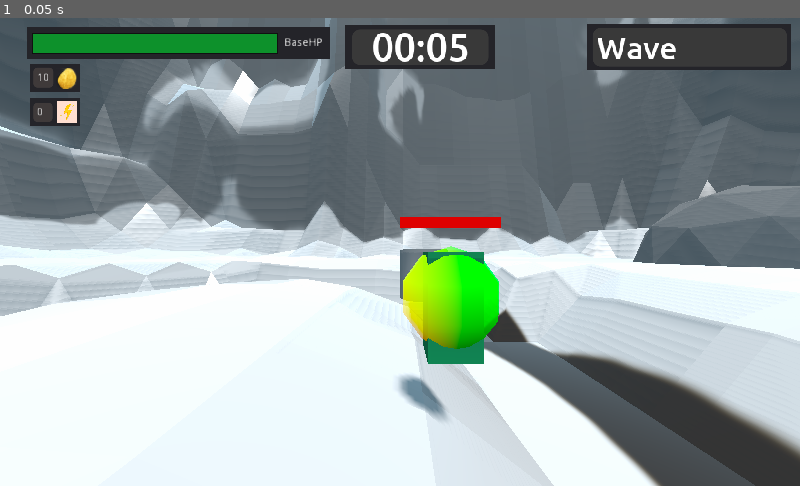
Above: before the commit, frame 1.
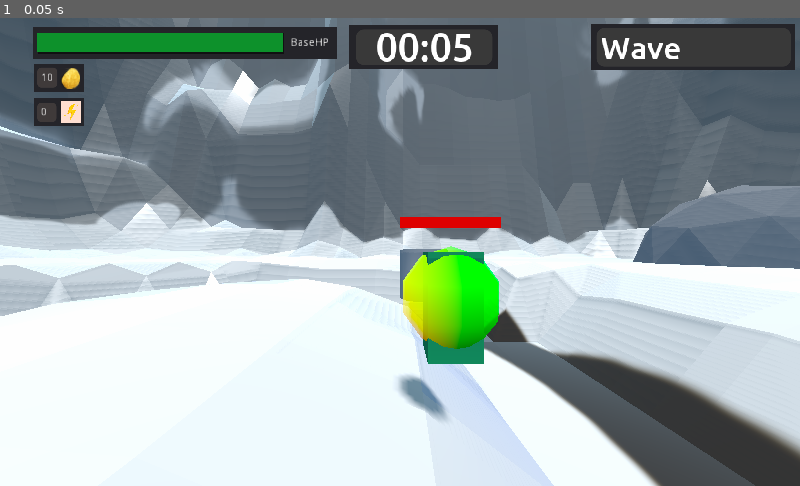
Above: after the commit, the same moment.

Repository: Paulpanther/MultiplayerTowerDefense
Game: Godot game, scene res://game/game.tscn
Two runs of this game, one before a commit and one after it. Both use one fixed random seed, a clock stepped at 60 frames per second and the inputs below.
Inputs:
- Up to frame 1 (0.05 s): no input

The runs differ from the first frame. In frame 1, 2.0% of the frame differs, in the area x 3-100%, y 1-100%.
Error in both runs: Assertion failed. (res://addons/multiplayer/NetworkGame.gd:84)

Commit message:
Fix ui margin stuff

Diff:
--- a/default_env.tres
+++ b/default_env.tres
@@ -1,8 +1,9 @@
 [gd_resource type="Environment" load_steps=2 format=2]
 
 [sub_resource type="ProceduralSky" id=1]
-sun_latitude = 70.0
-sun_longitude = 21.18
+sky_curve = 0.11471
+ground_bottom_color = Color( 0.0980392, 0.4, 0.705882, 1 )
+ground_horizon_color = Color( 0.243137, 0.709804, 0.913725, 1 )
 
 [resource]
 background_mode = 2
--- a/game/game.tscn
+++ b/game/game.tscn
@@ -5,7 +5,7 @@
 [ext_resource path="res://level/level0/level0.tscn" type="PackedScene" id=3]
 [ext_resource path="res://resources/rock.tscn" type="PackedScene" id=4]
 [ext_resource path="res://UI/LoseBaseHP.gd" type="Script" id=5]
-[ext_resource path="res://UI/WaveCounter.gd" type="Script" id=6]
+[ext_resource path="res://game/Menu.gd" type="Script" id=6]
 [ext_resource path="res://UI/ChipCounter.gd" type="Script" id=7]
 [ext_resource path="res://assets/chip.png" type="Texture" id=8]
 [ext_resource path="res://game/QuitButton.gd" type="Script" id=9]
@@ -57,26 +57,33 @@
 [node name="rock" parent="game" instance=ExtResource( 4 )]
 
 [node name="UI" type="Control" parent="."]
-margin_right = 1022.0
-margin_bottom = 604.0
+anchor_left = 0.001
+anchor_top = 0.002
+anchor_right = 0.001
+anchor_bottom = 0.002
+margin_left = 3.976
+margin_top = -1.2
+margin_right = 1028.98
+margin_bottom = 602.8
 __meta__ = {
 "_edit_use_anchors_": false
 }
 
 [node name="BaseHP" type="Control" parent="UI"]
-margin_left = 26.0
-margin_right = 490.0
-margin_bottom = 80.0
-__meta__ = {
-"_edit_use_anchors_": true
+anchor_left = 1.0
+anchor_right = 1.0
+anchor_bottom = 1.0
+margin_left = -996.0
+margin_right = -532.0
+margin_bottom = -524.0
+__meta__ = {
+"_edit_use_anchors_": false
 }
 
 [node name="Panel" type="Panel" parent="UI/BaseHP"]
-anchor_left = -0.056
-anchor_right = -0.056
-margin_left = 33.984
+margin_left = 8.0
 margin_top = 12.0
-margin_right = 422.984
+margin_right = 397.0
 margin_bottom = 52.0
 __meta__ = {
 "_edit_use_anchors_": false
@@ -108,10 +115,10 @@
 }
 
 [node name="HPBar" type="PanelContainer" parent="UI/BaseHP"]
-margin_left = 16.0
-margin_top = 20.0
-margin_right = 329.0
-margin_bottom = 45.0
+margin_left = 13.0
+margin_top = 19.0
+margin_right = 328.0
+margin_bottom = 44.0
 custom_styles/panel = SubResource( 3 )
 script = ExtResource( 5 )
 __meta__ = {
@@ -166,7 +173,6 @@
 expand = true
 
 [node name="QuitButton" type="Control" parent="UI"]
-visible = false
 margin_left = 1126.0
 margin_top = 528.0
 margin_right = 1166.0
@@ -238,11 +244,9 @@
 expand = true
 
 [node name="Waves" type="Control" parent="UI"]
-anchor_left = 1.0
-anchor_right = 1.0
-margin_left = -471.0
+margin_left = 551.0
 margin_top = 19.0
-margin_right = -19.0
+margin_right = 1003.0
 margin_bottom = 89.0
 __meta__ = {
 "_edit_use_anchors_": false
@@ -267,24 +271,21 @@
 "_edit_use_anchors_": false
 }
 
-[node name="WaveCounter" type="Label" parent="UI/Waves/Panel/Panel"]
+[node name="Label" type="Label" parent="UI/Waves/Panel/Panel"]
 margin_left = 5.0
 margin_top = 2.0
 margin_right = 253.0
 margin_bottom = 48.0
 custom_fonts/font = SubResource( 5 )
 text = "Wave"
-script = ExtResource( 6 )
 __meta__ = {
 "_edit_use_anchors_": false
 }
 
 [node name="Timer" type="Control" parent="UI"]
-anchor_left = 0.526
-anchor_right = 0.526
-margin_left = 416.428
+margin_left = 954.0
 margin_top = -50.0
-margin_right = 545.428
+margin_right = 1083.0
 margin_bottom = -5.0
 __meta__ = {
 "_edit_use_anchors_": false
@@ -318,4 +319,61 @@
 "_edit_use_anchors_": false
 }
 
+[node name="Menu" type="Control" parent="."]
+visible = false
+margin_right = 1920.0
+margin_bottom = 1080.0
+script = ExtResource( 6 )
+__meta__ = {
+"_edit_use_anchors_": false
+}
+
+[node name="Panel" type="Panel" parent="Menu"]
+margin_right = 1925.0
+margin_bottom = 1085.0
+__meta__ = {
+"_edit_use_anchors_": false
+}
+
+[node name="VBoxContainer" type="VBoxContainer" parent="Menu"]
+anchor_left = 0.5
+anchor_top = 0.5
+anchor_right = 0.5
+anchor_bottom = 0.5
+margin_left = -293.0
+margin_top = -214.5
+margin_right = 299.0
+margin_bottom = 290.5
+size_flags_horizontal = 3
+size_flags_vertical = 3
+__meta__ = {
+"_edit_use_anchors_": false
+}
+
+[node name="StartButton" type="Button" parent="Menu/VBoxContainer"]
+margin_right = 592.0
+margin_bottom = 165.0
+size_flags_horizontal = 7
+size_flags_vertical = 7
+text = "Start"
+
+[node name="ControlsButton" type="Button" parent="Menu/VBoxContainer"]
+margin_top = 169.0
+margin_right = 592.0
+margin_bottom = 335.0
+size_flags_horizontal = 7
+size_flags_vertical = 7
+text = "Controls"
+
+[node name="QuitButton" type="Button" parent="Menu/VBoxContainer"]
+margin_top = 339.0
+margin_right = 592.0
+margin_bottom = 505.0
+size_flags_horizontal = 7
+size_flags_vertical = 7
+text = "Quit"
+
 [connection signal="pressed" from="UI/QuitButton/Quit" to="UI/QuitButton" method="_on_Quit_pressed"]
+[connection signal="pressed" from="Menu/VBoxContainer/StartButton" to="Menu" method="_on_StartButton_pressed"]
+[connection signal="pressed" from="Menu/VBoxContainer/ControlsButton" to="Menu" method="_on_ControlsButton_pressed"]
+[connection signal="pressed" from="Menu/VBoxContainer/QuitButton" to="Menu" method="_on_QuitButton_pressed"]
--- a/project.godot
+++ b/project.godot
@@ -33,6 +33,10 @@
 [autoload]
 
 Global="*res://Global.gd"
+
+[display]
+
+window/size/fullscreen=true
 
 [editor_plugins]
 
